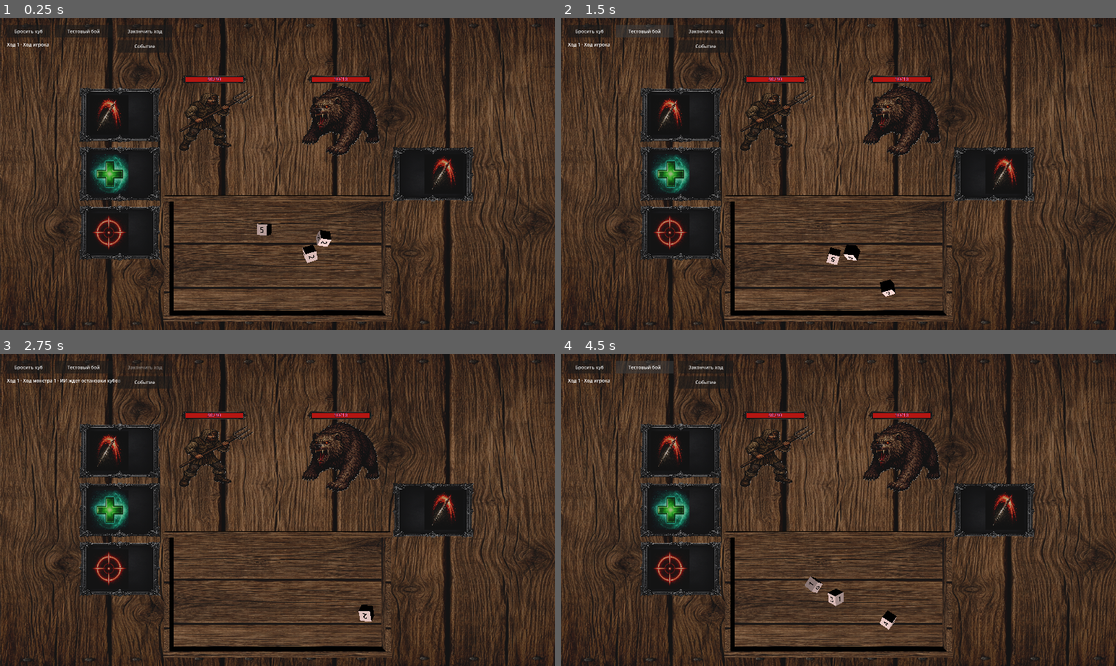
Above: before the commit, frames 1-4 (two rows, left to right).
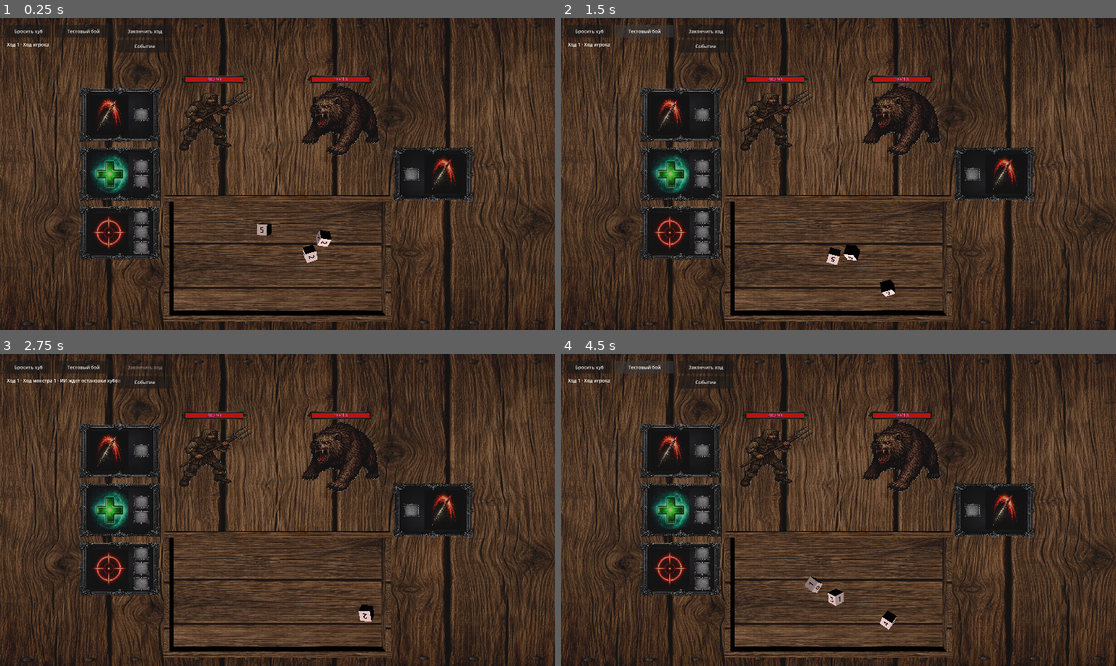
Above: after the commit, the same moments.

Repository: olegbogai-web/dicegame
Game: Godot game, scene res://scenes/new_battle_table.tscn
The game is run twice, just before and just after one commit, with the same random seed, the same clock (stepped at 60 frames per second) and the same inputs. This scene is started directly instead of the project's main scene.
Inputs:
- Up to frame 1 (0.25 s): no input
- Up to frame 2 (1.5 s): click "Бросить куб" at 0.5 s; click "Тестовый бой" at 1.25 s
- Up to frame 3 (2.75 s): click "Закончить ход" at 2 s
- Up to frame 4 (4.5 s): click "Событие" at 2.75 s; click "Бросить куб" at 3.5 s; click "Тестовый бой" at 4.25 s

The runs differ from the first frame. In frame 1, 0.6% of the frame differs, in the area x 24-76%, y 28-76%; in frame 2, 0.6%; in frame 3, 0.6%; in frame 4, 0.6%.
Error before the commit: Parse Error: Too many arguments for "maxi()" call. Expected at most 2 but received 3. (res://content/abilities/resources/ability_dice_condition.gd:48)

Commit message:
добавил коече

Diff:
--- a/content/abilities/definitions/strengthening.tres
+++ b/content/abilities/definitions/strengthening.tres
@@ -1,16 +1,16 @@
-[gd_resource type="Resource" script_class="AbilityDefinition" format=3]
+[gd_resource type="Resource" script_class="AbilityDefinition" format=3 uid="uid://ca34xgl3f46l5"]
 
 [ext_resource type="Script" uid="uid://hkq3wkhbbh1u" path="res://content/abilities/resources/ability_definition.gd" id="1_ability"]
+[ext_resource type="Script" uid="uid://lfpdg732cjt" path="res://content/abilities/resources/ability_condition.gd" id="2_condition"]
 [ext_resource type="Script" uid="uid://cijja5c0f6ibw" path="res://content/abilities/resources/ability_cost.gd" id="2_cost"]
 [ext_resource type="Script" uid="uid://vqakigfsnb18" path="res://content/abilities/resources/ability_dice_condition.gd" id="3_dice_condition"]
 [ext_resource type="Script" uid="uid://c2t7x3op44t3s" path="res://content/abilities/resources/ability_target_rule.gd" id="4_target_rule"]
 [ext_resource type="Script" uid="uid://drneiu6png0u3" path="res://content/abilities/resources/ability_effect_definition.gd" id="6_effect"]
-[ext_resource type="Texture2D" path="res://assets/ability/strengthening.png" id="7_icon"]
+[ext_resource type="Texture2D" uid="uid://bwgrpe7gf22n" path="res://assets/ability/strengthening.png" id="7_icon"]
 [ext_resource type="Resource" path="res://content/statuses/definitions/strength.tres" id="8_strength_status"]
 
 [sub_resource type="Resource" id="AbilityDiceCondition_pay"]
 script = ExtResource("3_dice_condition")
-required_count = 1
 max_selected_count = 3
 min_total_value = 9
 slot_count_hint = 3
--- a/content/abilities/resources/ability_dice_condition.gd
+++ b/content/abilities/resources/ability_dice_condition.gd
@@ -45,7 +45,7 @@
 
 
 func get_min_selected_count() -> int:
-	return maxi(min_selected_count, required_count, 0)
+	return maxi(min_selected_count, required_count)
 
 
 func get_max_selected_count() -> int:
--- a/content/statuses/definitions/strength.tres
+++ b/content/statuses/definitions/strength.tres
@@ -1,22 +1,14 @@
-[gd_resource type="Resource" script_class="StatusDefinition" load_steps=4 format=3]
+[gd_resource type="Resource" script_class="StatusDefinition" format=3 uid="uid://cxine163sndw8"]
 
-[ext_resource type="Script" path="res://content/statuses/resources/status_definition.gd" id="1_status"]
-[ext_resource type="Script" path="res://content/statuses/resources/status_effect_definition.gd" id="2_effect"]
-[ext_resource type="Texture2D" path="res://assets/states/strength.png" id="3_icon"]
+[ext_resource type="Script" uid="uid://cr3rgro5ggg2o" path="res://content/statuses/resources/status_definition.gd" id="1_status"]
+[ext_resource type="Script" uid="uid://desiurhox43nn" path="res://content/statuses/resources/status_effect_definition.gd" id="2_effect"]
+[ext_resource type="Texture2D" uid="uid://cy0obo6lpmc3" path="res://assets/states/strength.png" id="3_icon"]
 
 [sub_resource type="Resource" id="StatusEffect_strength_damage_bonus"]
 script = ExtResource("2_effect")
 effect_id = "strength_damage_bonus"
-effect_type = &"modifier"
-trigger = &"passive"
-priority = 0
-phase_order = 0
 stat_key = &"ability_damage_outgoing"
-operation = &"add"
 value = 1.0
-target_scope = &"self"
-status_id = ""
-parameters = {}
 
 [resource]
 script = ExtResource("1_status")
@@ -24,8 +16,4 @@
 display_name = "Сила"
 description = "Пассивно увеличивает урон способностей на 1 за каждый стак."
 asset = ExtResource("3_icon")
-stacking_policy = &"add"
-max_stacks = 99
-duration_model = &"battle"
 effects = Array[ExtResource("2_effect")]([SubResource("StatusEffect_strength_damage_bonus")])
-metadata = {}
--- a/scenes/new_battle_table.tscn
+++ b/scenes/new_battle_table.tscn
@@ -238,9 +238,11 @@
 text = "Событие"
 
 [node name="artefact" type="TextureRect" parent="UI" unique_id=1203260053]
-offset_right = 256.0
-offset_bottom = 256.0
-scale = Vector2(0.3619105, 0.33799604)
+offset_left = 8.999999
+offset_top = 5.0
+offset_right = 265.0
+offset_bottom = 261.0
+scale = Vector2(0.26151982, 0.24725613)
 texture = ExtResource("10_tw8gb")
 
 [node name="ability_reward" parent="." unique_id=769588038 instance=ExtResource("10_df7hy")]
Binary file added: assets/artefacts/apple.png
Binary file added: assets/artefacts/banana.png
Binary file added: assets/artefacts/watermelon.png
